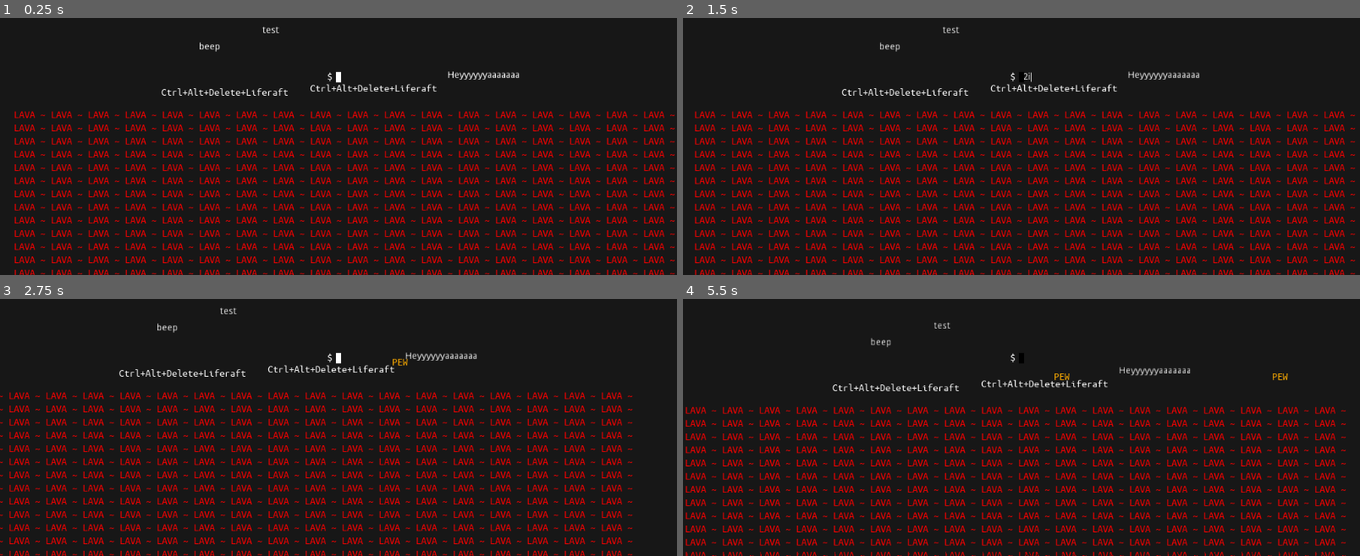
Above: before the commit, frames 1-4 (two rows, left to right).
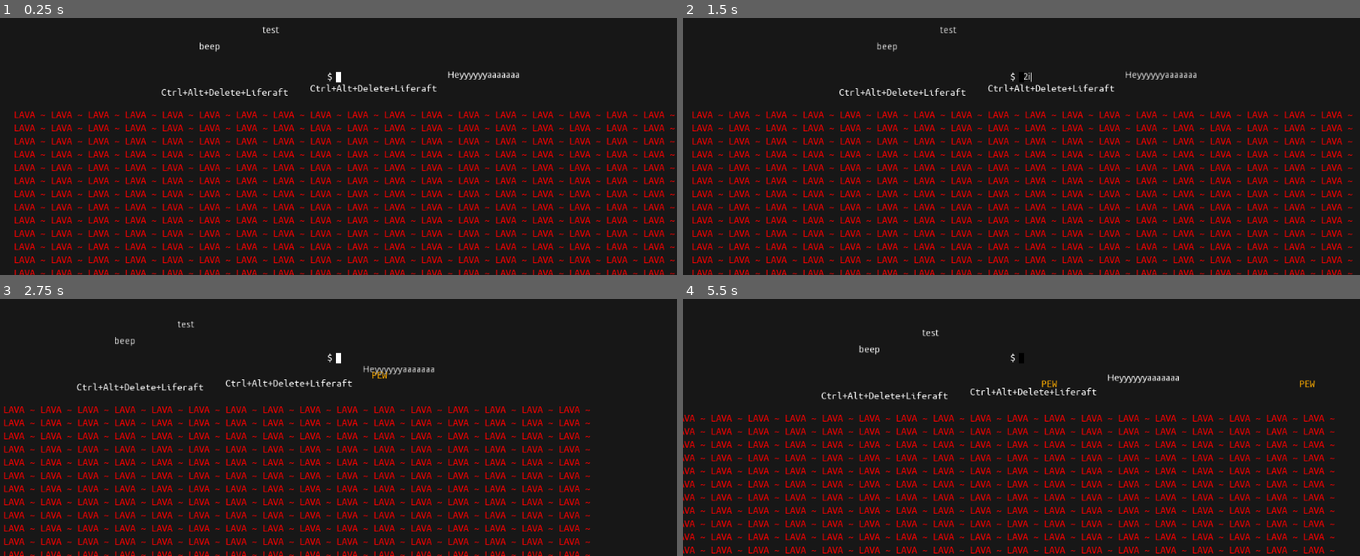
Above: after the commit, the same moments.

Repository: jaydubbyasee/ld45terminal
Game: Godot game, scene res://scenes/levels/TestLevel.tscn
Same seed, same stepped clock (60 frames per second), same inputs: the game is played once before the commit and once after it. This scene is started directly instead of the project's main scene.
Inputs (mouse positions are in pixels of both pictures, inside the frame that each line leads up to):
- Up to frame 1 (0.25 s): no input
- Up to frame 2 (1.5 s): click (1116, 77) at 0.52 s; type "12" at 0.6 s; tap Enter (ui_accept) at 1.25 s; hold Right (ui_right) from 1.28 s (still down); tap I (insert_mode) at 1.35 s
- Up to frame 3 (2.75 s): keep holding Right (ui_right); tap Space (jump) at 1.52, 2.27 s; tap D (shoot) at 2.1 s
- Up to frame 4 (5.5 s): release Right (ui_right) at 2.78 s; hold Left (ui_left) 2.78-5.03 s; tap I (insert_mode) at 2.85, 4.35 s; tap Enter (ui_accept) at 3.5 s; tap D (shoot) at 3.6, 5.1 s; tap Space (jump) at 3.77, 4.52, 5.27 s; hold Right (ui_right) from 5.03 s (still down)

The runs differ from the first frame. In frame 2, 18% of the frame differs, in the area x 1-100%, y 3-100%; in frame 3, 18%; in frame 4, 22%, in the area x 0-98%, y 9-100%.

Commit message:
Increased horizontal movement and capped fall speed

Diff:
--- a/CursorBoy.gd
+++ b/CursorBoy.gd
@@ -2,10 +2,11 @@
 
 onready var projectile_scene = preload("res://Projectile.tscn")
 
-const GRAVITY = 10
-const MOVEMENT_SPEED = 50
-const JUMP_VELOCITY = 150
+const GRAVITY = 9.8
+const MOVEMENT_SPEED = 100
+const JUMP_VELOCITY = 200
 const FALL_MULTIPLIER = 10
+const MAX_FALL_VELOCITY = 300
 const HANG_ACCEL = 200
 
 enum CURSOR_MODE {
@@ -64,6 +65,9 @@
 			projectile.position = get_global_position()
 			get_parent().add_child(projectile)
 
+		# Clamp max fall velocity
+		_velocity.y = min(_velocity.y, MAX_FALL_VELOCITY)
+
 		move_and_slide(_velocity, Vector2(0, -1))
 	else:
 		if Input.is_action_just_pressed("ui_accept"):
